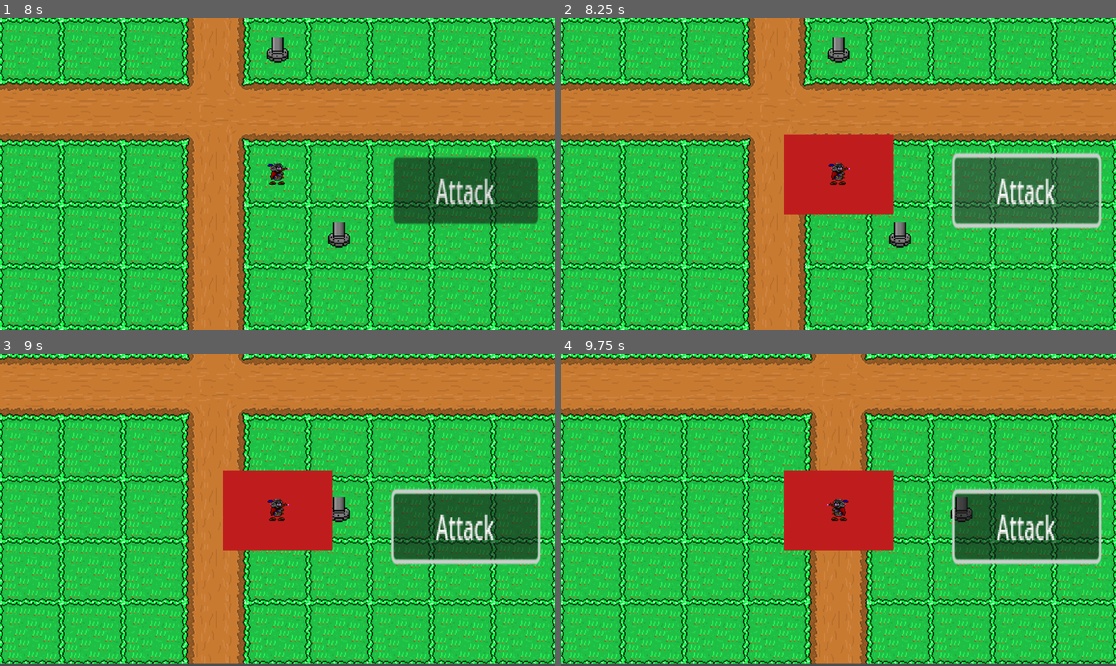
Above: before the commit, frames 1-4 (two rows, left to right).
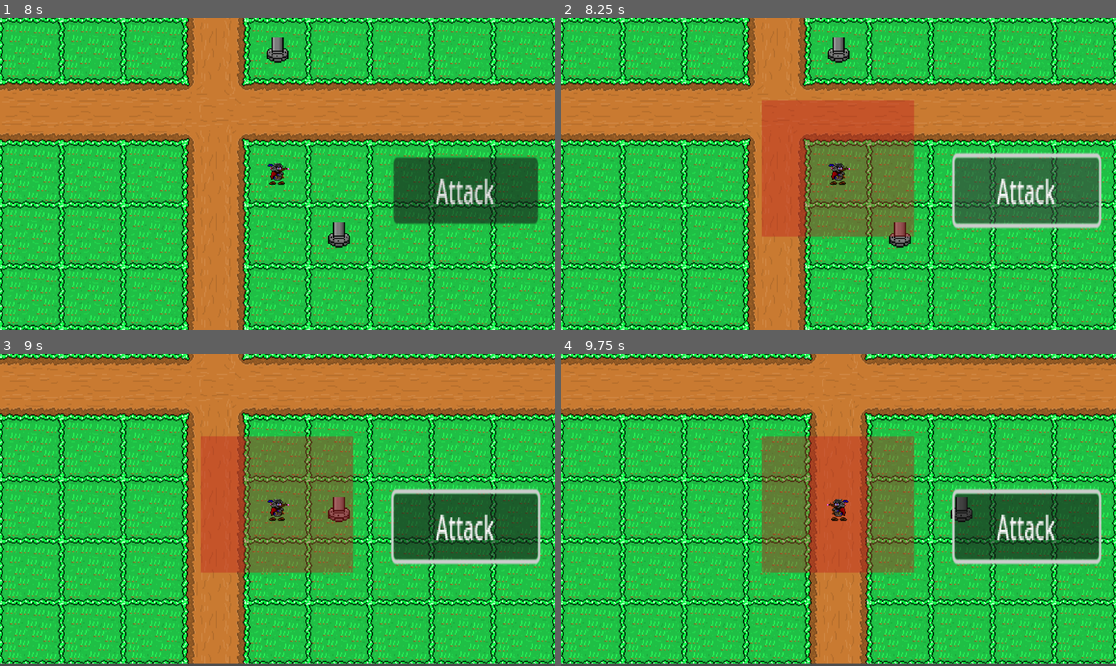
Above: after the commit, the same moments.

Repository: MiluLo/Rat_Knight_Game
Game: Godot game, scene res://scenes/world.tscn
Two runs of this game, one before a commit and one after it. Both use one fixed random seed, a clock stepped at 60 frames per second and the inputs below.
Inputs (mouse positions are in pixels of both pictures, inside the frame that each line leads up to):
- Up to frame 1 (8 s): tap Enter at 0.5, 2, 3.5 s; move the mouse to (399, 158) at 0.52 s; hold D (right) 0.53-1.28 s; click (399, 158) at 0.6 s; tap Space at 1.25, 2.75, 4.25 s; move the mouse to (166, 189) at 1.27 s; hold S (down) 1.28-2.03 s; click (166, 189) at 1.35 s; move the mouse to (333, 105) at 2.02 s; hold D (right) 2.03-2.78 s; click (333, 105) at 2.1 s; move the mouse to (249, 236) at 2.77 s; hold W (up) 2.78-3.53 s; click (249, 236) at 2.85 s; move the mouse to (444, 220) at 3.52 s; hold A (left) 3.53-5.03 s; click (444, 220) at 3.6 s; move the mouse to (111, 127) at 4.27 s; click (111, 127) at 4.35 s; move the mouse to (305, 174) at 5.02 s; hold S (down) 5.03-5.78 s; click (305, 174) at 5.1 s; move the mouse to (194, 96) at 5.77 s; hold D (right) 5.78-6.53 s; click (194, 96) at 5.85 s; move the mouse to (399, 158) at 6.52 s; hold W (up) 6.53-7.28 s; click (399, 158) at 6.6 s; move the mouse to (166, 189) at 7.27 s; hold D (right) from 7.28 s (still down); click (166, 189) at 7.35 s
- Up to frame 2 (8.25 s): release D (right) at 8 s; click "Attack" at 8 s
- Up to frame 3 (9 s): move the mouse to (333, 441) at 8.77 s; hold S (down) from 8.78 s (still down); click (333, 441) at 8.85 s
- Up to frame 4 (9.75 s): move the mouse to (810, 572) at 9.52 s; release S (down) at 9.53 s; hold A (left) from 9.53 s (still down); click (810, 572) at 9.6 s

Frame 1 is identical in both runs. In frame 2, 12% of the frame differs, in the area x 36-64%, y 26-71%; in frame 3, 12%; in frame 4, 12%.

Commit message:
basically working

Diff:
--- a/global_signal/global_signal.gd
+++ b/global_signal/global_signal.gd
@@ -8,3 +8,5 @@
 signal turn_start
 signal character_change
 signal enemy_turn_over
+
+signal damage1
--- a/scenes/enemy_rook.tscn
+++ b/scenes/enemy_rook.tscn
@@ -9,6 +9,7 @@
 [sub_resource type="RectangleShape2D" id="RectangleShape2D_rmt5p"]
 
 [node name="enemy_rook" type="CharacterBody2D" groups=["enemy"]]
+collision_mask = 2
 script = ExtResource("1_wmyjb")
 
 [node name="Timer" type="Timer" parent="."]
@@ -42,4 +43,8 @@
 scale = Vector2(34, 28.28)
 shape = SubResource("RectangleShape2D_rmt5p")
 
+[node name="attack_aim" type="RayCast2D" parent="."]
+target_position = Vector2(326, 0)
+collision_mask = 2
+
 [connection signal="body_entered" from="Area2D" to="." method="_on_area_2d_body_entered"]
--- a/scenes/rat_knight.tscn
+++ b/scenes/rat_knight.tscn
@@ -187,7 +187,8 @@
 radius = 42.0119
 
 [node name="player" type="CharacterBody2D" node_paths=PackedStringArray("statemachine") groups=["player"]]
-collision_layer = 3
+collision_layer = 2
+collision_mask = 0
 motion_mode = 1
 script = ExtResource("1_ed1tb")
 statemachine = NodePath("statemachine")
@@ -205,16 +206,18 @@
 shape = SubResource("CircleShape2D_hu353")
 
 [node name="doown" type="RayCast2D" parent="."]
-target_position = Vector2(0, 150)
+target_position = Vector2(-1, 227)
 
 [node name="up" type="RayCast2D" parent="."]
-target_position = Vector2(0, -150)
+visible = false
+target_position = Vector2(-1, -212)
 
 [node name="right" type="RayCast2D" parent="."]
-target_position = Vector2(150, 0)
+target_position = Vector2(298, 0)
 
 [node name="left" type="RayCast2D" parent="."]
-target_position = Vector2(-150, 0)
+z_index = 1
+target_position = Vector2(-302, 0)
 
 [node name="statemachine" type="Node" parent="."]
 script = ExtResource("3_48h40")
@@ -222,14 +225,14 @@
 [node name="move" type="Node" parent="statemachine"]
 
 [node name="ColorRect" type="ColorRect" parent="."]
-offset_left = -226.0
-offset_top = -163.0
-offset_right = 228.0
-offset_bottom = 168.0
-color = Color(0.75, 0.113281, 0.113281, 1)
+offset_left = -317.0
+offset_top = -306.0
+offset_right = 314.0
+offset_bottom = 261.0
+color = Color(0.74902, 0.113725, 0.113725, 0.407843)
 
 [node name="attack aim" type="RayCast2D" parent="."]
-target_position = Vector2(300, 0)
+target_position = Vector2(380, 0)
 
 [node name="CanvasLayer" type="CanvasLayer" parent="."]
 
--- a/scripts/TurnManager.gd
+++ b/scripts/TurnManager.gd
@@ -36,43 +36,17 @@
 
 #func _physics_process(delta: float) -> void:
 	#print(characters)
-	#var enemies = get_tree().get_nodes_in_group("enemy")
-	#print(enemies)
-	#enemy_turn()
-	#match game_state:
-		#NO_TURN:
-			#ally_state = false
-			#enemy_state = false
-		#ALLY_TURN:
-			#ally_state = true
-			#GlobalSignal.ally_turn_started.emit()
-		#
-		#ENEMY_TURN:
-			#enemy_state = true
-			#GlobalSignal.enemy_turn_started.emit()
-
-	#if chachange:
-		#print("BS")
-		#active_character.turn_start()
-
-
-
-	#print(active_character)
-
-
-#func enemy_turn():
-	#get_tree().call_group("enemies", "move")
-
-
 
 func _process(delta: float) -> void:
 	if battle:
 		for character in characters:
+			if character == null:
+				character = characters.front()
 			battle = false
 			var timer = 0
 			if character.is_in_group("player"):
 				timer = 5
-			if character.is_in_group("enemy"):
+			elif character.is_in_group("enemy"):
 				timer = 1
 			character.play_turn()
 			await character.play_turn(); "completed"
--- a/scripts/enemy_rook.gd
+++ b/scripts/enemy_rook.gd
@@ -5,16 +5,17 @@
 @onready var sprite: Sprite2D = $Sprite2D
 @onready var area: Area2D = $Area2D
 
-
 @export var statemachine: Node
-
 
 const SPEED = 300.0
 const JUMP_VELOCITY = -400.0
 var hp = 2
+var attack1: int
 
 var astar_grid: AStarGrid2D
 @onready var tile_map: TileMapLayer = %TileMapLayer
+@onready var attack_aim: RayCast2D = $attack_aim
+
 var is_moving: bool
 
 @onready var player: CharacterBody2D = get_tree().get_first_node_in_group("player")
@@ -39,17 +40,9 @@
 			if tile_data == null or not tile_data.get_custom_data("walkable"):
 				astar_grid.set_point_solid(tile_position)
 
-
-
-
-
-
 func _process(_delta: float) -> void:
 	if is_moving:
 		return
-
-
-
 
 func move():
 	if mov == 0:
@@ -76,10 +69,9 @@
 		path.pop_front()
 
 		if path.size() == 1:
+			attack()
 			print("stand ready for my arrival faggot")
 			return
-
-
 
 		if path.is_empty():
 			print("cant find path")
@@ -93,10 +85,8 @@
 		is_moving = true
 
 		if path.size() == 2:
-			attack()
 			return
 	mov += movement_allowance#will need to change so its only in the fight stage
-
 
 
 func _physics_process(_delta: float) -> void:
@@ -108,28 +98,33 @@
 
 		is_moving = false
 
-
-
 func _on_area_2d_body_entered(body: Node2D) -> void:
 	#add_to_group("Enemy")
 	GlobalSignal.battle_start.emit()
 
 	area.set_deferred("monitoring", false)
 
-
 func play_turn():
 	#await get_tree().create_timer(2).timeout
 	mov = 0
 	print("ENEMY")
 	move()
-	await get_tree().create_timer(2).timeout
-
+	await get_tree().create_timer(4).timeout
+	attack1 = 0
+	attack()
 	#GlobalSignal.turn_over.emit()
 
 	print("turn over")
 
 func attack():
-	print("you are run down")
+	if attack1 == 0:
+		attack_aim.look_at(player.global_position)
+		if attack_aim.is_colliding():
+			attack_aim.enabled = false
+			attack1 += 1
+			attack_aim.get_collider().update_health()
+			GlobalSignal.damage1.emit()
+		print("you are run down")
 
 func update_health():
 	hp -= 1
--- a/scripts/rat_knight.gd
+++ b/scripts/rat_knight.gd
@@ -9,6 +9,7 @@
 
 const SPEED = 300.0
 const JUMP_VELOCITY = -300.0
+var hp = 5
 var last_movement = Vector2.UP
 
 var battle: bool = false
@@ -25,7 +26,7 @@
 @onready var v_box: VBoxContainer = $CanvasLayer/VBoxContainer
 @onready var attack_range: ColorRect = $ColorRect
 
-
+var ui: bool = false
 
 var player_turn: bool = false
 
@@ -34,6 +35,7 @@
 
 func _ready() -> void:
 	attack_range.visible = false
+	GlobalSignal.damage1.connect(update_health, CONNECT_ONE_SHOT)
 	#GlobalSignal.turn_start.connect(turn_start, CONNECT_ONE_SHOT)
 	#GlobalSignal.character_change.connect(character_change, CONNECT_ONE_SHOT)
 	#GlobalSignal.battle_start.connect(battle_start)#when siganl is emitted it connects it to a func
@@ -71,7 +73,7 @@
 
 	#if battle:
 		#print("test")
-	if player_turn:
+	if ui:
 		v_box.visible = true
 	else:
 		v_box.visible = false
@@ -82,6 +84,9 @@
 		if Input.is_action_just_pressed("select") and attack_aim.is_colliding():
 			attack_aim.get_collider().update_health()
 			var position1 = tile_map.local_to_map(get_global_mouse_position())
+			aiming = false
+			ui = false
+			attack_range.visible = false
 			#enemy_selection.instantiate()
 			#enemy_selection.global_position = Vector2(position1)
 			print(position1)
@@ -121,7 +126,7 @@
 	print("rat_knight")
 	battle = false
 	player_turn = true
-	attack()
+	ui = true
 	await get_tree().create_timer(2).timeout
 	#if battle and not player_turn:
 
@@ -129,9 +134,10 @@
 	await get_tree().create_timer(5).timeout #sets timer for when ui turns off on end of turn
 	print("player turn over")
 	player_turn = false
+	aiming = false
+	ui = false
+	mov = 1
 
-func attack():
-	print("test")
 
 func character_change():
 	GlobalSignal.character_change.emit()
@@ -142,3 +148,7 @@
 	print("test")
 	#if action <= 0:
 #a		Input.
+
+func update_health():
+	hp -= 1
+	print(hp)
